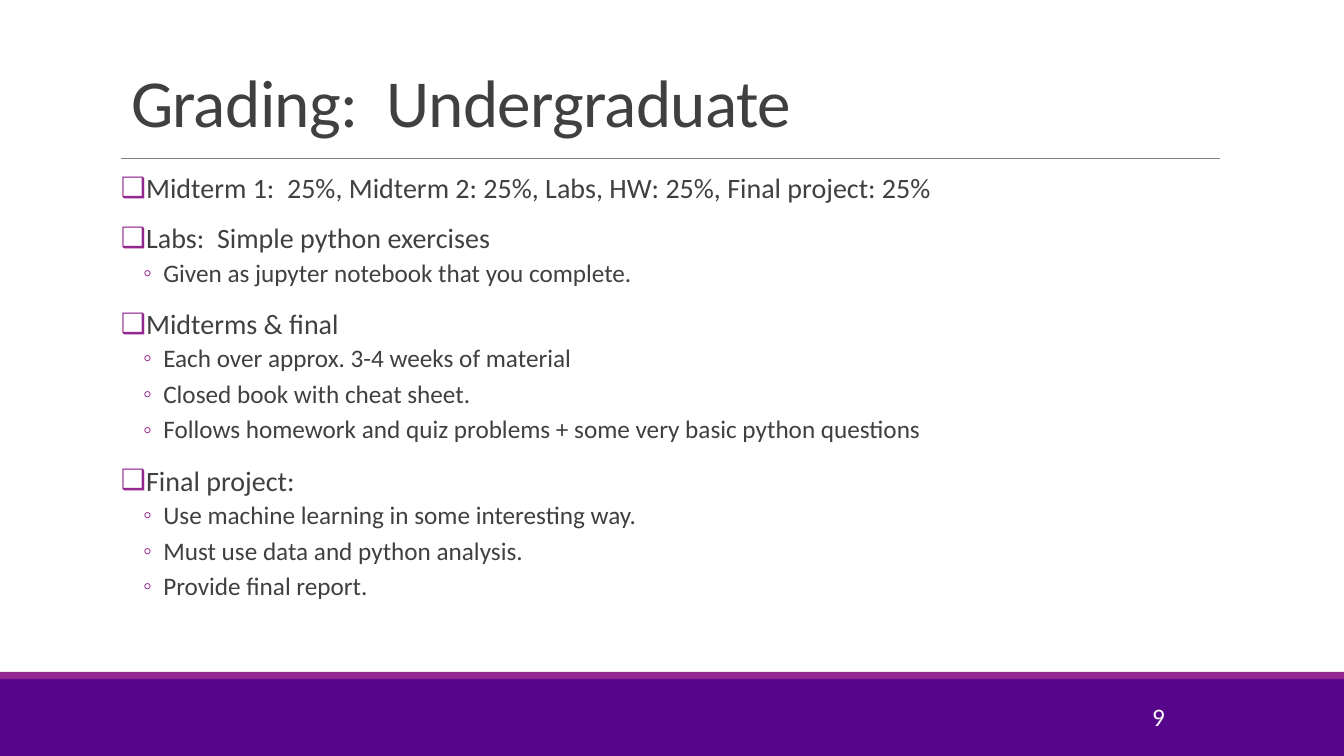
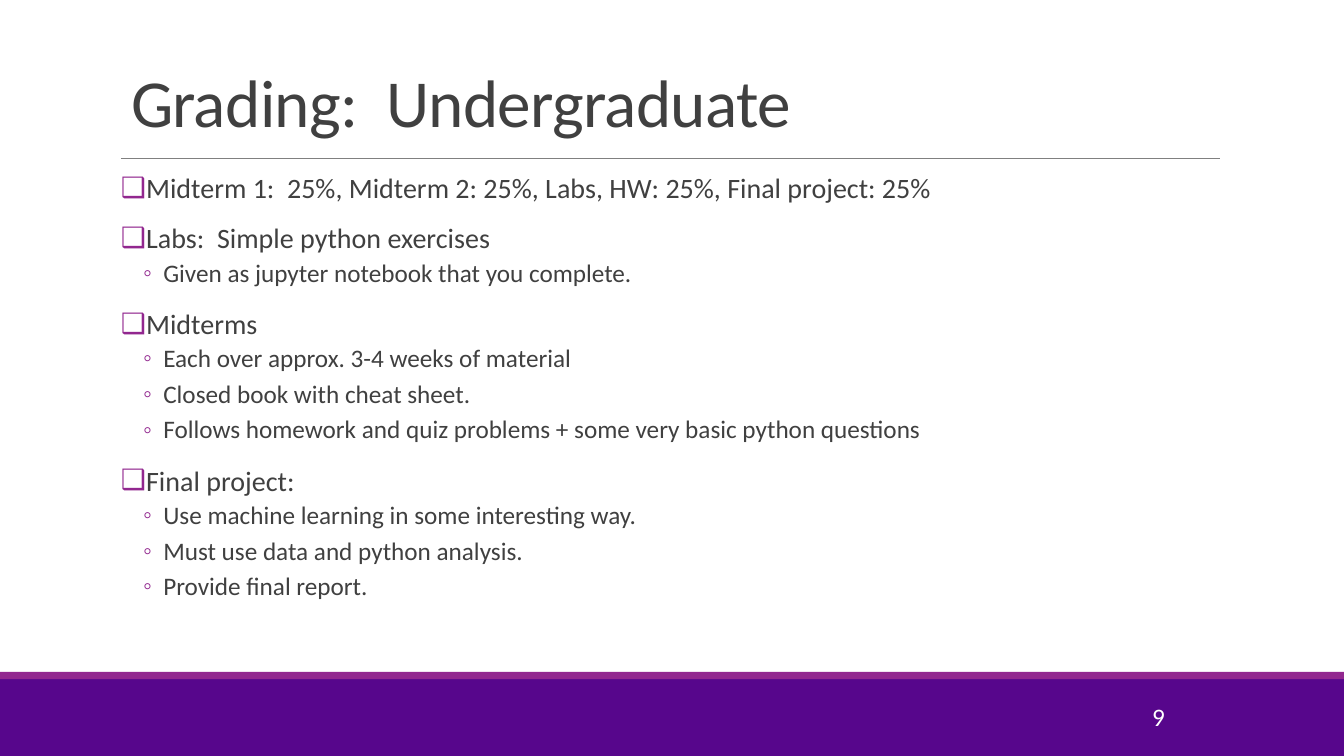
Before and after one commit to joshzzl/introml, a slide deck: slide 9 of lectures/CourseAdmin.pptx. Drawn at 1344x756 pixels with LibreOffice and Linux fonts; fonts in the diff are those of the drawing; background and template pictures are left out. Boxes give left, top, right and bottom in pixels: in the first picture for what was removed or moved away, otherwise in the second. Text is boxed around its words. In the diff, an @@ line names an element or a change of style, - is before the commit and + after.

```diff
--- a/lectures/CourseAdmin.pptx
+++ b/lectures/CourseAdmin.pptx
@@ text at (x1=146, y1=314, x2=257, y2=334): text changed @@
-❑ Midterms & final
+❑ Midterms
```
Also in this commit, not shown: 4 other slides changed, 3 other files.
